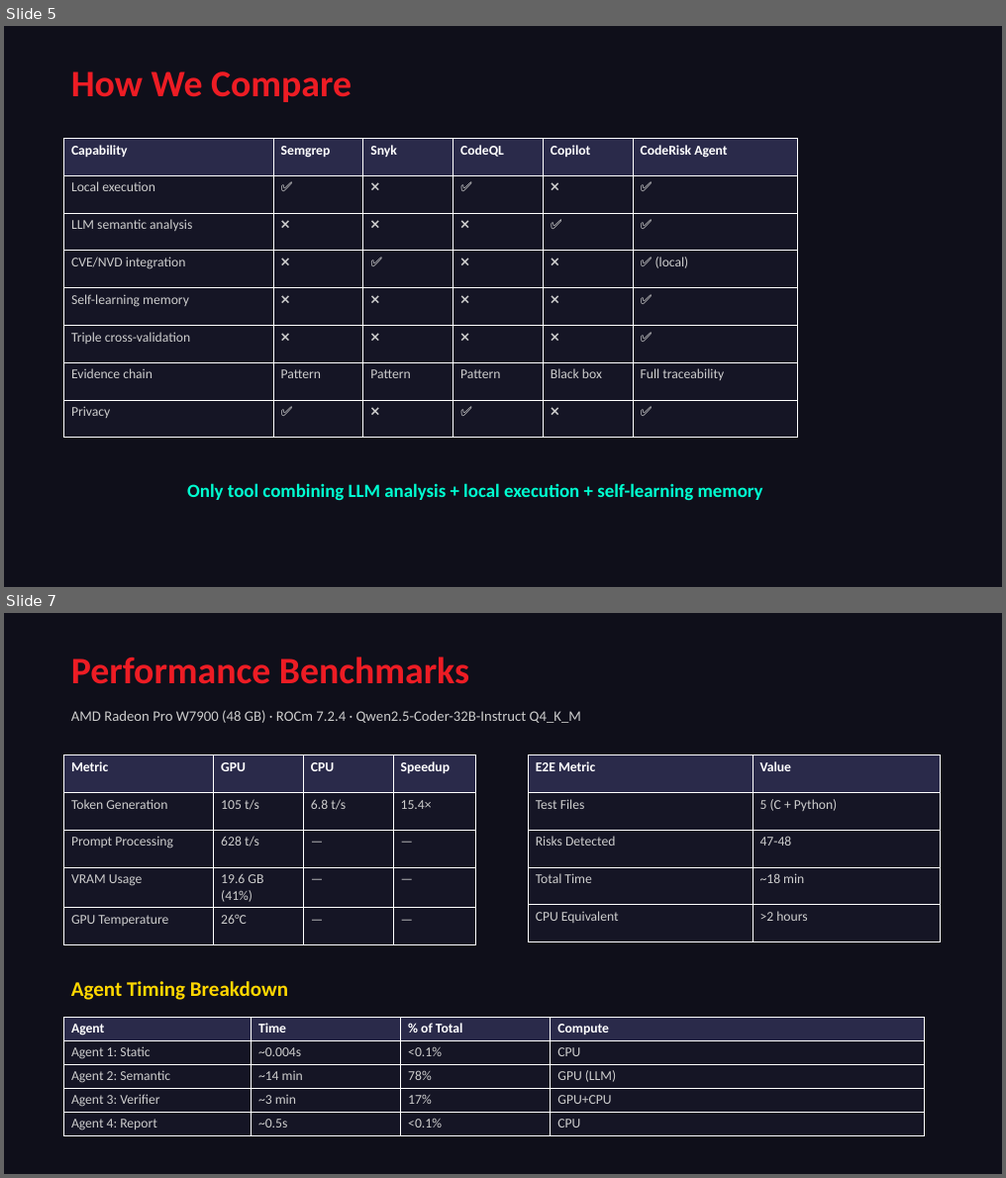
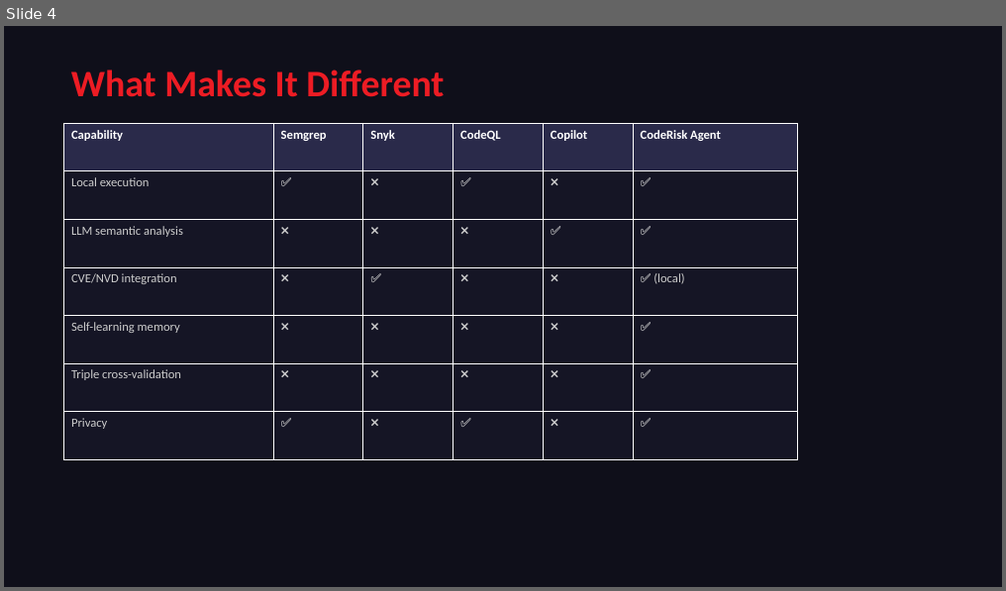
Before and after one commit to a9320/Radeon-hackathon-2026-07, a slide deck: docs/CodeRisk_Agent_Presentation.pptx. Shown one above the other, each under a label of ours: slides 5 and 7 before the commit, slide 4 after it; the slides between them are not shown. The pictures are 1006x1178 and 1006x591 pixels, drawn with LibreOffice and Linux fonts; fonts in the diff are those of the drawing. Boxes give left, top, right and bottom in pixels: in the first picture for what was removed or moved away, otherwise in the second. Text is boxed around its words. In the diff, an @@ line names an element or a change of style, - is before the commit and + after.

Commit message:
docs: update PPT with ROCm experiments (quantization, MIOpen, env vars, KV cache, profiling)

```diff
--- a/docs/CodeRisk_Agent_Presentation.pptx
+++ b/docs/CodeRisk_Agent_Presentation.pptx
@@ slide 7 removed at box(4, 613, 1002, 1174), background #0F0F1A @@
@@ text removed at box(71, 657, 469, 684) @@
-Performance Benchmarks
@@ text removed at box(71, 710, 581, 723) @@
-AMD Radeon Pro W7900 (48 GB) · ROCm 7.2.4 · Qwen2.5-Coder-32B-Instruct Q4_K_M
@@ table removed at box(63, 756, 475, 943), 5 rows, 4 columns @@
-Metric | GPU | CPU | Speedup
-Token Generation | 105 t/s | 6.8 t/s | 15.4×
-Prompt Processing | 628 t/s | — | —
-VRAM Usage | 19.6 GB (41%) | — | —
-GPU Temperature | 26°C | — | —
@@ table removed at box(528, 756, 940, 943), 5 rows, 2 columns @@
-E2E Metric | Value
-Test Files | 5 (C + Python)
-Risks Detected | 47-48
-Total Time | ~18 min
-CPU Equivalent | >2 hours
@@ text removed at box(71, 981, 288, 1000) @@
-Agent Timing Breakdown
@@ table removed at box(63, 1017, 925, 1135), 5 rows, 4 columns @@
-Agent | Time | % of Total | Compute
-Agent 1: Static | ~0.004s | <0.1% | CPU
-Agent 2: Semantic | ~14 min | 78% | GPU (LLM)
-Agent 3: Verifier | ~3 min | 17% | GPU+CPU
-Agent 4: Report | ~0.5s | <0.1% | CPU
@@ what was slide 5 is now slide 4 @@
@@ slide 4 changed as well @@
@@ text at box(71, 70, 444, 97): text changed @@
-How We Compare
+What Makes It Different
@@ table at box(63, 123, 798, 461) @@
-row 7: Evidence chain | Pattern | Pattern | Pattern | Black box | Full traceability
@@ table: place and size @@
-table at box(63, 138, 798, 438)
+table at box(63, 123, 798, 461)
@@ text removed at box(187, 483, 763, 501) @@
-Only tool combining LLM analysis + local execution + self-learning memory
```
Also in this commit, not shown: 6 other slides changed, 2 slides added, 6 other slides removed.
